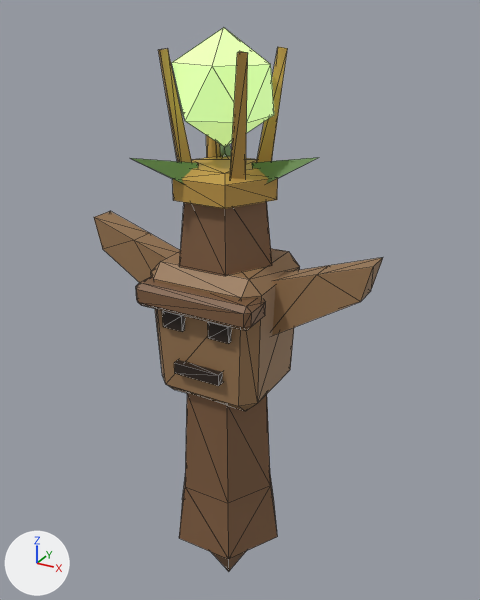
An edit to the FBX model meshes/Projectiles/Shot_Totem.fbx, drawn before and after from the same camera.
Rendered twice from a 50 mm camera at (1.82, -3.14, 3.14) aimed at (0.06, 0.07, 1.53). The axes (+X, +Y, +Z) are drawn at lower left. The lights are the same throughout. The older version comes first. Mesh edges are drawn as thin lines.

In view in the first picture: 'Carving', 'Face', 'Gold', 'Leaves', 'Orb', 'Post'.
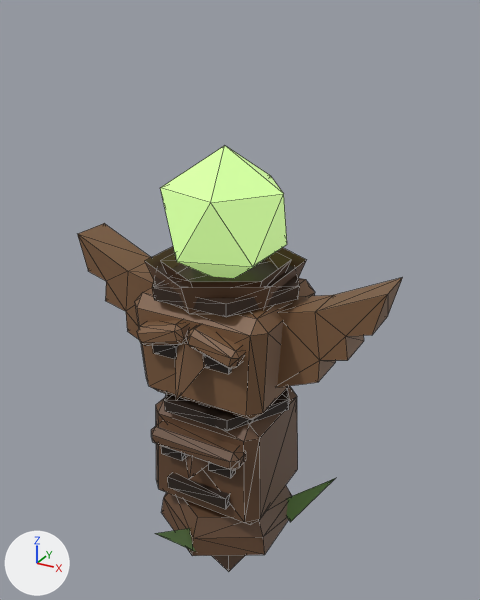
What changed in the scene script:
```text
Change me_post_001:
    verts and faces of me_post_001; kept vertices keep their numbers, new ones are numbered from 61
    remove me_post_001.from_pydata(...)  # 61 vertices, 106 faces; spans x -0.38..0.38, y -0.37..0.37, z -1.42..1.42
    remove me_post_001.materials.append(mat_m_45)  # brown #7e5c3f
    add me_post_001.from_pydata(...)  # 102 vertices, 168 faces; spans x -0.41..0.41, y -0.47..0.47, z -1.2..1.2
    me_post_001 part 1: a new loose piece, a 6-sided cone pointing to -z spanning x -0.34..0.34, y -0.29..0.29, z -1.2..-0.65, in mat_m_0 (brown #654832)
    me_post_001 part 2: the loose piece of 18 vertices spanning x -0.38..0.38, y -0.29..0.37, z -0.93..0.18 is rebuilt with 24 vertices and now spans x -0.39..0.39, y -0.35..0.35, z -0.4..0.32, in mat_m_0 (brown #654832)
    me_post_001 part 3: a new loose piece of 24 vertices spanning x -0.31..0.31, y -0.44..-0.28, z 0.08..0.21, in mat_m_0 (brown #654832)
    me_post_001 part 4: a new loose piece of 18 vertices spanning x -0.4..0.4, y -0.46..0.46, z -0.65..-0.4, in mat_m_0 (brown #654832)
    me_post_001 part 5: the loose piece of 24 vertices spanning x -0.37..0.37, y -0.37..-0.15, z 0.76..0.91 is deleted
    me_post_001 part 6: the loose piece of 7 vertices spanning x -0.3..0.3, y -0.22..0.3, z -1.42..-0.88 is deleted
    me_post_001 part 7
    12 vertices are removed from x -0.3..0.3, y -0.22..0.3, z 1.0..1.42
    20 faces are deleted
    24 vertices are added at x -0.41..0.41, y -0.47..0.47, z 1.02..1.2
    32 new faces join them
    me_post_001 part 8
    add verts[61] = (0.0, -0.41, 0.14)
    add verts[62] = (0.11, -0.34, 0.06)
    add verts[63] = (0.0, -0.27, -0.02)
    add verts[64] = (0.0, -0.46, -0.05)  # pixel (189, 479)
    add verts[65] = (-0.11, -0.34, 0.06)
    add faces += [(61, 64, 62), (62, 64, 63), (63, 64, 65), (61, 65, 64), (61, 63, 65), (61, 62, 63)]
    add me_post_001.materials.append(mat_m_0)  # brown #654832
Remove ob_orb:
    ob_orb = bpy.data.objects.new('Orb', me_orb_001)
Remove ob_face:
    ob_face = bpy.data.objects.new('Face', me_face_001)
Change ob_post:
    ob_post.location: (0.0, -0.04, 0.825) -> (0.0, 0.0, 0.6)
Remove ob_gold:
    ob_gold = bpy.data.objects.new('Gold', me_gold_001)
Remove ob_carving:
    ob_carving = bpy.data.objects.new('Carving', me_carving_001)
Remove ob_leaves:
    ob_leaves = bpy.data.objects.new('Leaves', me_leaves_001)
Add ob_sprouts:
    ob_sprouts = bpy.data.objects.new('Sprouts', me_sprouts_001)  # 12 vertices, 12 faces; spans x -0.619..0.619, y -0.574..0.574, z -0.166..0.166; in mat_m_61 (green #648a47)
    ob_sprouts.location = (0.044, -0.14, 0.134)
Add ob_core:
    ob_core = bpy.data.objects.new('Core', me_core_001)  # an icosphere of 20 faces spanning x -0.358..0.358, y -0.34..0.34, z -0.4..0.4; in mat_m_4 (green #a7cb7e, glowing green #a7cb7e)
    ob_core.location = (0.0, 0.0, 2.06)
Add ob_head:
    ob_head = bpy.data.objects.new('Head', me_head_001)  # 113 vertices, 202 faces; spans x -1.0..1.0, y -0.47..0.47, z -0.43..0.43; in mat_m_45 (brown #7e5c3f)
    ob_head.location = (0.0, -0.088, 1.41)
Add ob_grooves:
    ob_grooves = bpy.data.objects.new('Grooves', me_grooves_001)  # a box spanning x -0.245..-0.095, y -0.371..-0.311, z -0.275..-0.205; a box spanning x 0.095..0.245, y -0.371..-0.311, z -0.275..-0.205; a box spanning x -0.21..0.21, y -0.371..-0.311, z -0.52..-0.44; a 6-sided cylinder along z spanning x -0.43..0.43, y -0.354..0.391, z 0.035..0.105; a box spanning x -0.25..-0.09, y -0.391..-0.331, z 0.44..0.52; a box spanning x 0.09..0.25, y -0.391..-0.331, z 0.44..0.52; in mat_m_11 (black #2a1e16)
    ob_grooves.location = (0.0, -0.019, 0.88)
Add ob_band:
    ob_band = bpy.data.objects.new('Band', me_band_001)  # a 6-sided cut cone along z (radius 0.46 at the low end, 0.47 at the high end) spanning x -0.47..0.47, y -0.407..0.407, z -0.04..0.04; in mat_m_3 (brown #3a2a1f)
    ob_band.location = (0.0, 0.0, 1.69)
```

Pixel boxes (x1, y1, x2, y2) of what changed, in the pictures (480 x 600 px):
'Post', reshaped, moved (13% wider, 12% shorter): before (136, 202, 278, 572); after (145, 247, 306, 572)
'Head', added (brown): after (78, 223, 403, 420)
'Carving', deleted (brown): before (94, 211, 383, 411)
'Core', added (green): after (160, 146, 287, 278)
'Gold', deleted (orange): before (158, 47, 287, 208)
'Orb', deleted (green): before (172, 28, 274, 147)
'Grooves', added (black): after (153, 344, 289, 509)
'Band', added: after (152, 260, 300, 317)
'Leaves', deleted (green): before (131, 145, 319, 184)
'Face', deleted (black): before (162, 311, 232, 386)
'Sprouts', added: after (155, 479, 334, 552)
part 1 of me_post_001, added: after (212, 555, 245, 572)
part 2 of me_post_001, rebuilt (43% wider, 16% shorter): before (179, 393, 278, 559); after (156, 386, 298, 525)
part 3 of me_post_001, added (brown): after (151, 421, 246, 471)
part 4 of me_post_001, added (brown): after (162, 485, 292, 556)
part 5 of me_post_001, deleted (brown): before (136, 276, 266, 331)
part 6 of me_post_001, deleted (mostly hidden): before (211, 551, 246, 572)
part 7 of me_post_001, built on: before (179, 202, 272, 276); after (145, 247, 306, 314)
part 8 of me_post_001, added: after (185, 454, 209, 479)
